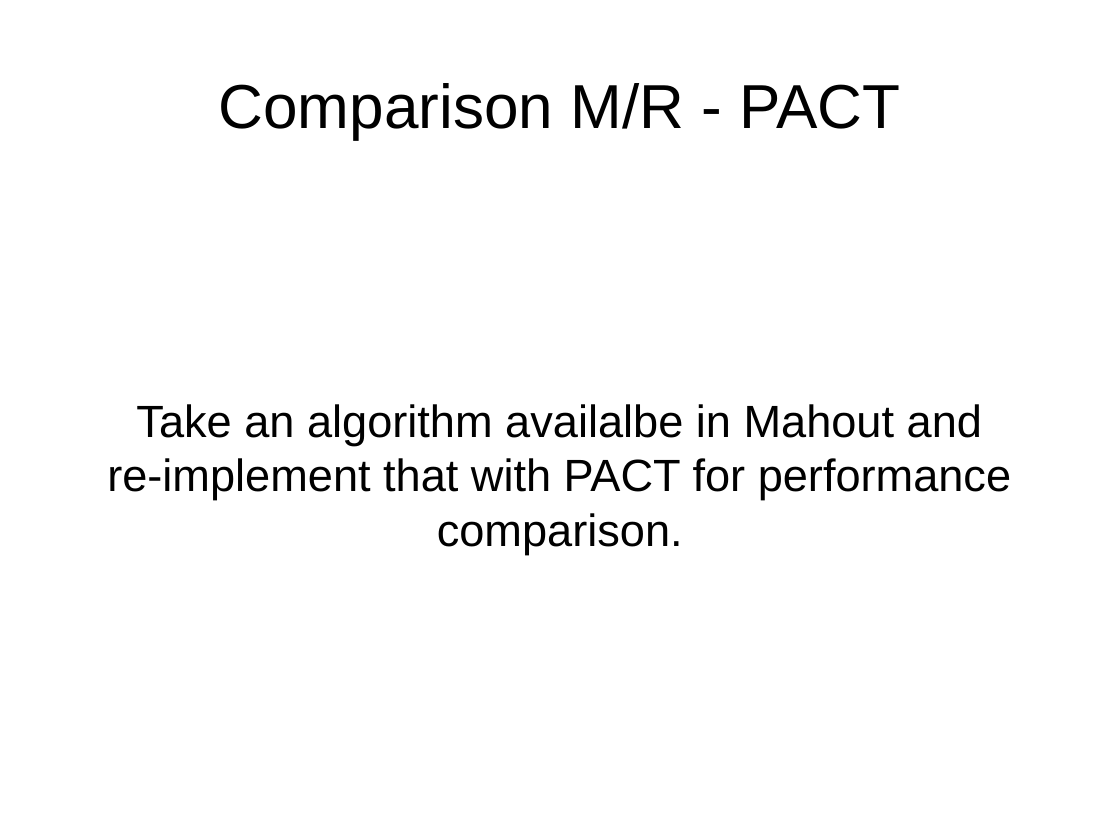
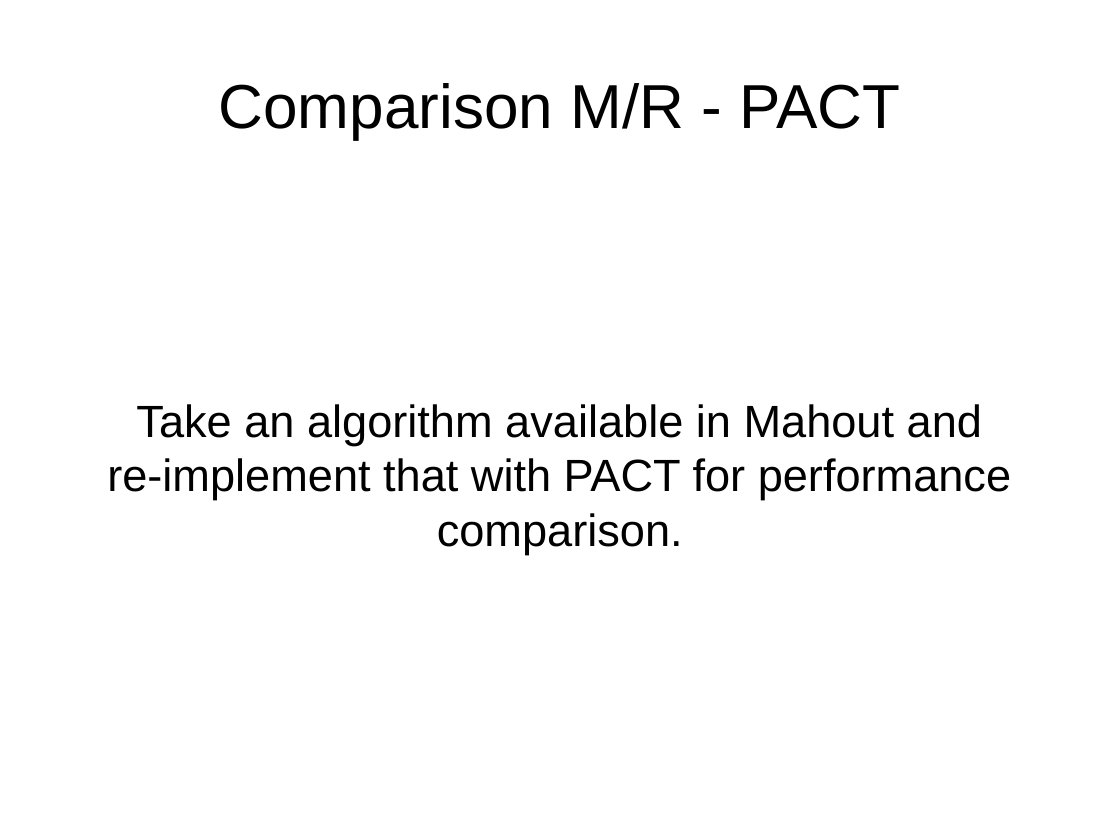
Before and after one commit to MaineC/aim3-tu-berlin, a slide deck: slide 11 of slides/project.odp. Drawn at 1120x840 pixels with LibreOffice and Linux fonts; fonts in the diff are those of the drawing. Boxes give left, top, right and bottom in pixels: in the first picture for what was removed or moved away, otherwise in the second. Text is boxed around its words. In the diff, an @@ line names an element or a change of style, - is before the commit and + after.

Commit message:
added a picture of ssc, fixed a typo

```diff
--- a/slides/project.odp
+++ b/slides/project.odp
@@ subtitle at [136, 404, 982, 446]: text changed @@
-Take an algorithm availalbe in Mahout and
+Take an algorithm available in Mahout and
```
Also in this commit, not shown: 1 other slide changed.
